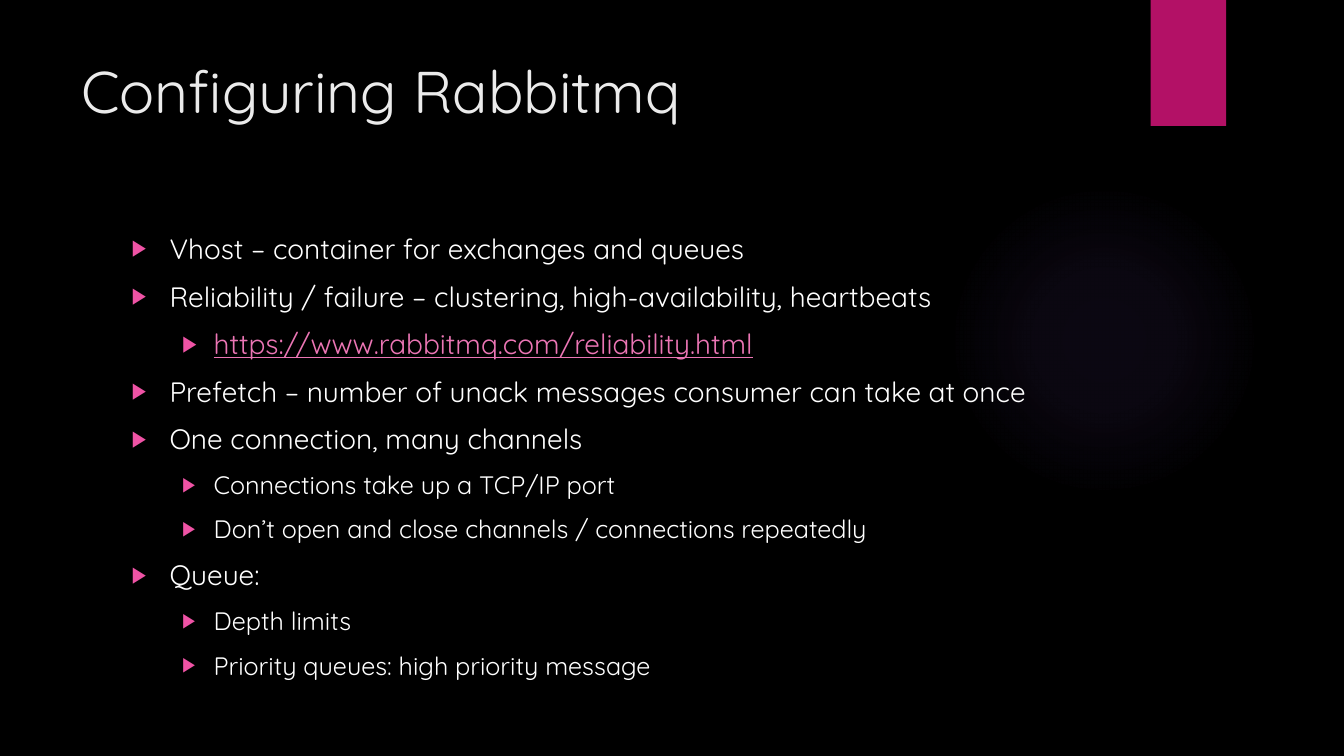
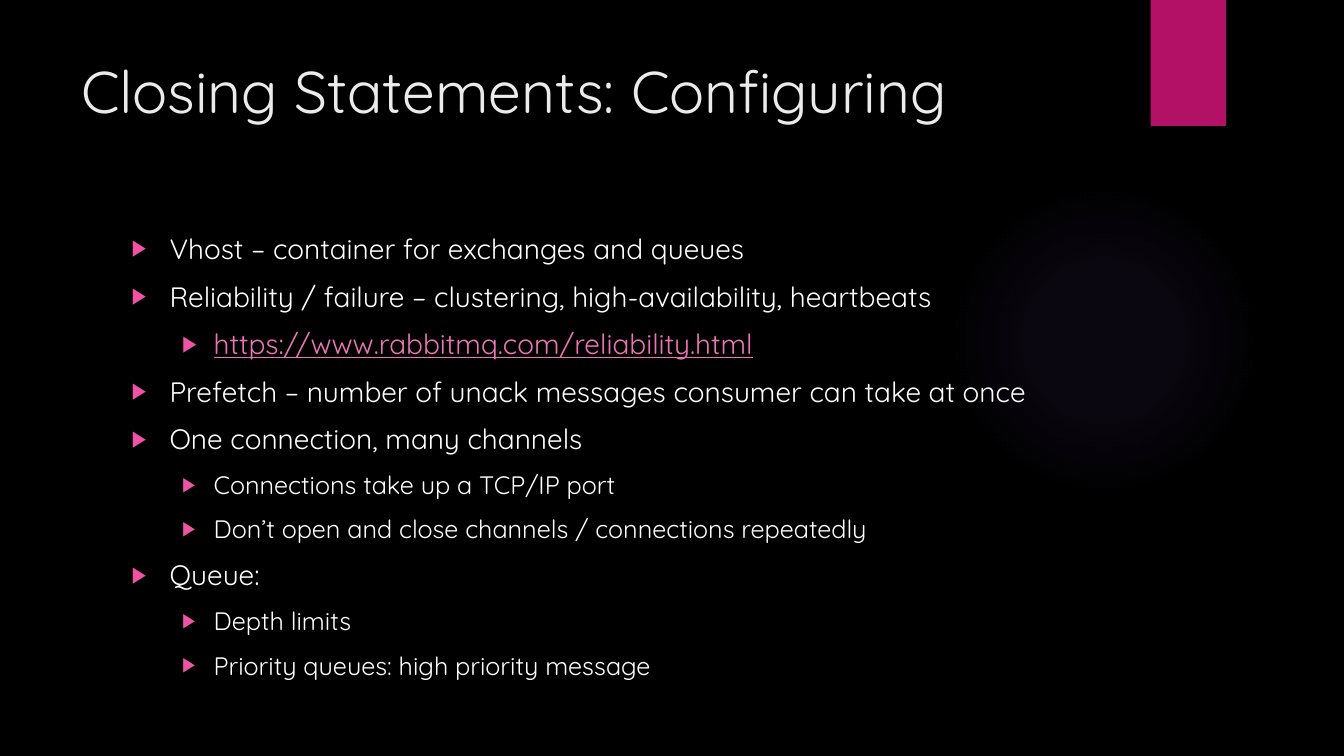
Before and after one commit to ryaovan/rabbitmq-tutorial, a slide deck: slide 41 of Rabbitmq lecture.pptx (slide 40 before the commit). Drawn at 1344x756 pixels with LibreOffice and Linux fonts; fonts in the diff are those of the drawing; background and template pictures are left out. Boxes give left, top, right and bottom in pixels: in the first picture for what was removed or moved away, otherwise in the second. Text is boxed around its words. In the diff, an @@ line names an element or a change of style, - is before the commit and + after.

```diff
--- a/Rabbitmq lecture.pptx
+++ b/Rabbitmq lecture.pptx
@@ title at <box>81,69,947,125</box>: text changed @@
-Configuring Rabbitmq
+Closing Statements: Configuring
```
Also in this commit, not shown: 2 slides added, 1 slide removed, 6 other files.
